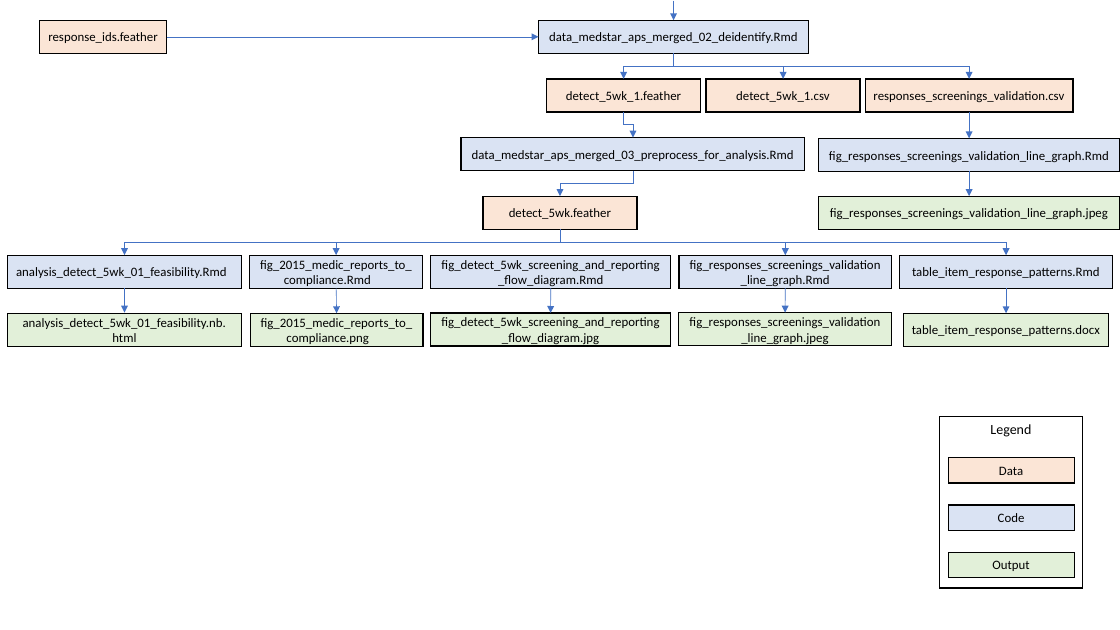
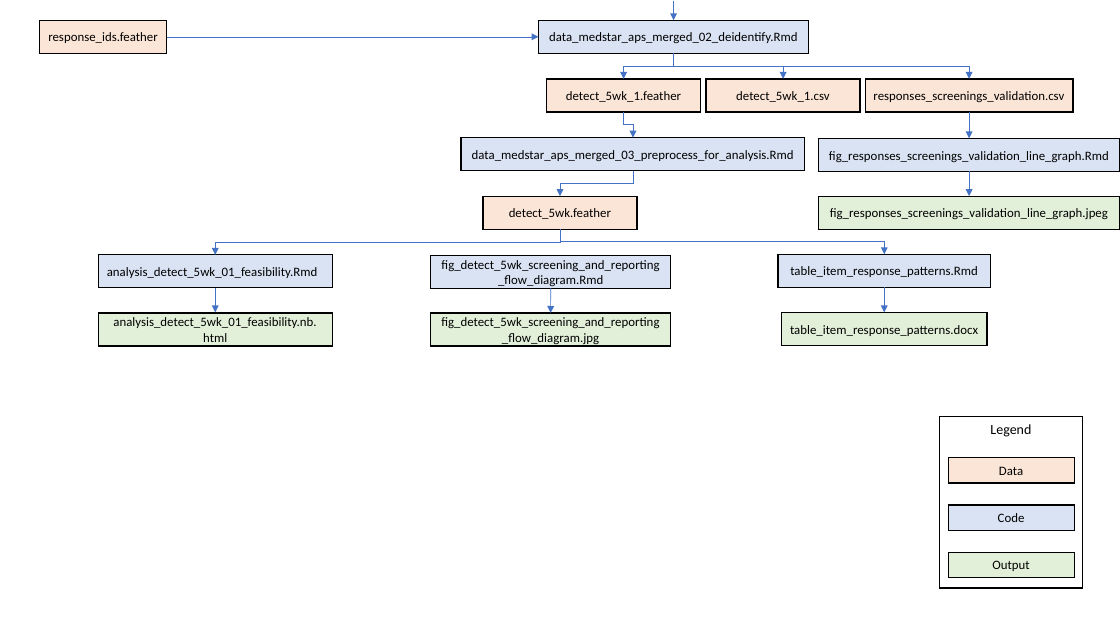
Before and after one commit to brad-cannell/detect_pilot_test_5w, a slide deck: slide 2 of images/project_file_flow_diagram.pptx. Drawn at 1120x630 pixels with LibreOffice and Linux fonts; fonts in the diff are those of the drawing. Boxes give left, top, right and bottom in pixels: in the first picture for what was removed or moved away, otherwise in the second. Text is boxed around its words. In the diff, an @@ line names an element or a change of style, - is before the commit and + after.

Commit message:
Moved two figure files
I had fig_2015_medic_reports_to_compliance.Rmd and fig_responses_screenings_validation_line_graph.Rmd coming out of detect_5wk, but they don't. They both require datasets with identifiers. Updated the flow chart accordingly.

```diff
--- a/images/project_file_flow_diagram.pptx
+++ b/images/project_file_flow_diagram.pptx
@@ elbow arrow moved from (560, 229) - (124, 255) to (560, 229) - (215, 255) @@
@@ elbow arrow removed from (560, 229) to (336, 255) @@
@@ elbow arrow moved from (560, 229) - (1007, 255) to (560, 229) - (885, 255) @@
@@ elbow arrow removed from (560, 229) to (786, 255) @@
@@ rectangle removed at (250, 255, 423, 288) @@
-fig_2015_medic_reports_to_compliance.Rmd
@@ rectangle removed at (679, 255, 891, 288) @@
-fig_responses_screenings_validation_line_graph.Rmd
@@ 2 rectangles, 1 arrow: place and size @@
-2 rectangles, 1 arrow at (8, 255, 242, 346)
+2 rectangles, 1 arrow at (98, 255, 333, 346)
@@ arrow removed from (336, 288) to (337, 313) @@
@@ arrow removed from (786, 288) to (786, 313) @@
@@ 2 rectangles, 1 arrow: place and size @@
-2 rectangles, 1 arrow at (900, 255, 1112, 346)
+2 rectangles, 1 arrow at (778, 255, 991, 345)
@@ rectangle removed at (250, 313, 423, 346) @@
-fig_2015_medic_reports_to_compliance.png
@@ rectangle removed at (679, 313, 891, 345) @@
-fig_responses_screenings_validation_line_graph.jpeg
```
Also in this commit, not shown: 1 other slide changed.
